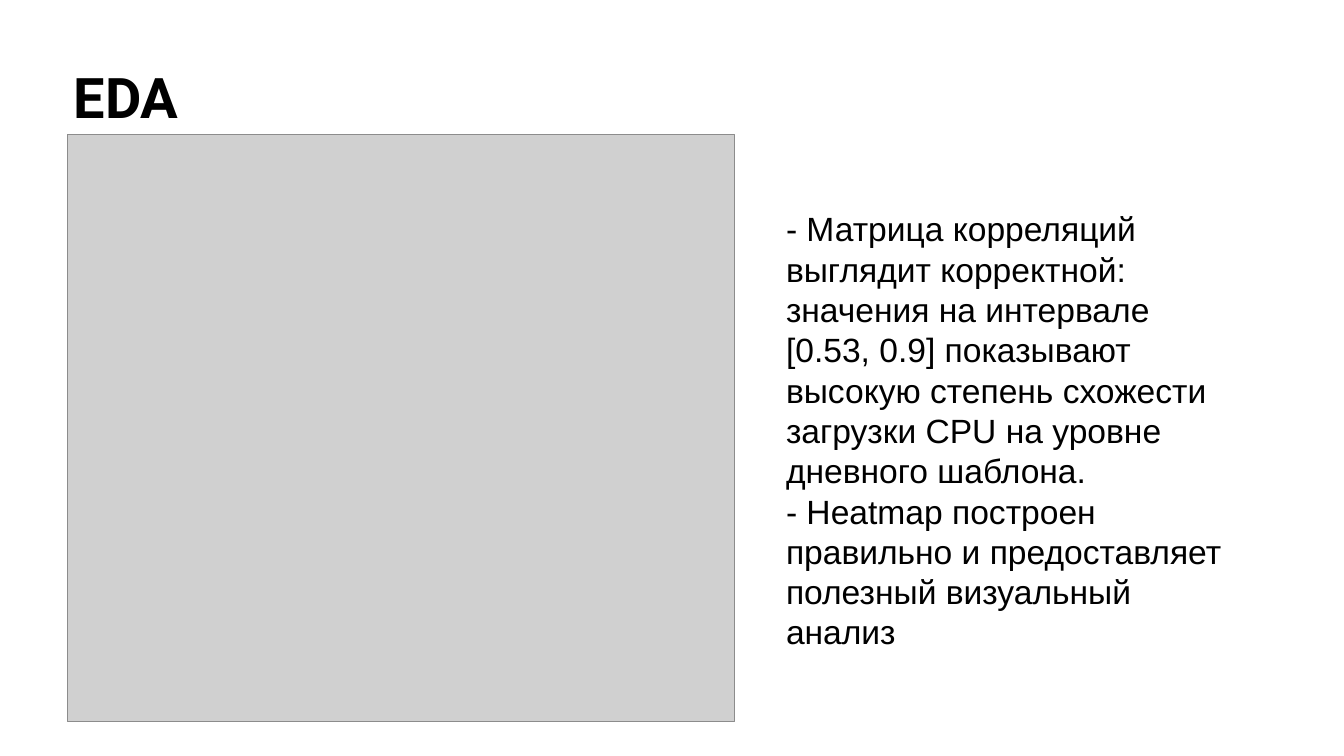
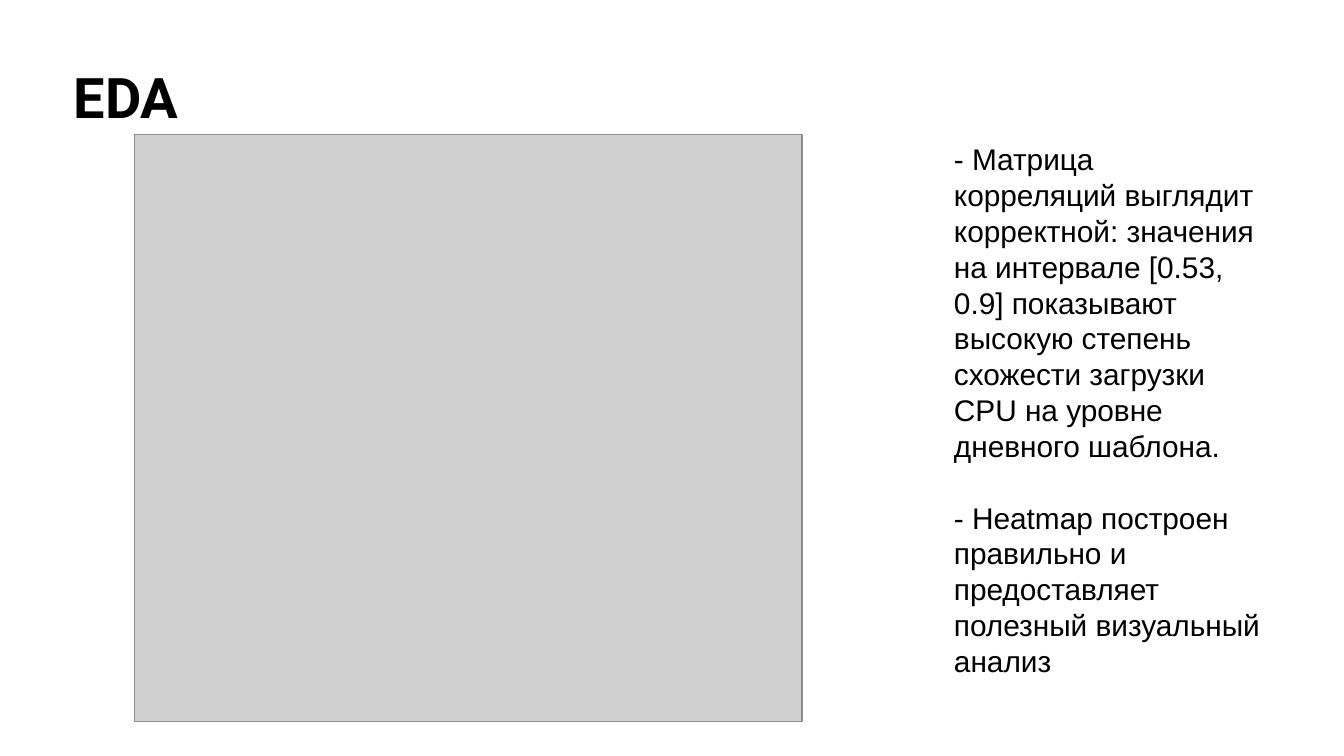
Before and after one commit to m0zart89/otus-ml-pro-2024-05, a slide deck: slide 11 of presentation.pptx (slide 10 before the commit). Drawn at 1344x756 pixels with LibreOffice and Linux fonts; fonts in the diff are those of the drawing; grey boxes stand for pictures; background and template pictures are left out. Boxes give left, top, right and bottom in pixels: in the first picture for what was removed or moved away, otherwise in the second. Text is boxed around its words. In the diff, an @@ line names an element or a change of style, - is before the commit and + after.

```diff
--- a/presentation.pptx
+++ b/presentation.pptx
@@ picture: place and size @@
-picture at box(67, 134, 735, 722)
+picture at box(134, 134, 802, 722)
@@ text "- Матрица корреляций выглядит корректной: ...": place and size @@
-text "- Матрица корреляций выглядит корректной: ..." at box(786, 216, 1221, 645)
+text "- Матрица корреляций выглядит корректной: ..." at box(954, 149, 1260, 673)
@@ text "- Матрица корреляций выглядит корректной: ..." at box(954, 149, 1260, 673): size 18 to 16 pt @@
```
Also in this commit, not shown: 24 other slides changed, 1 slide added.
